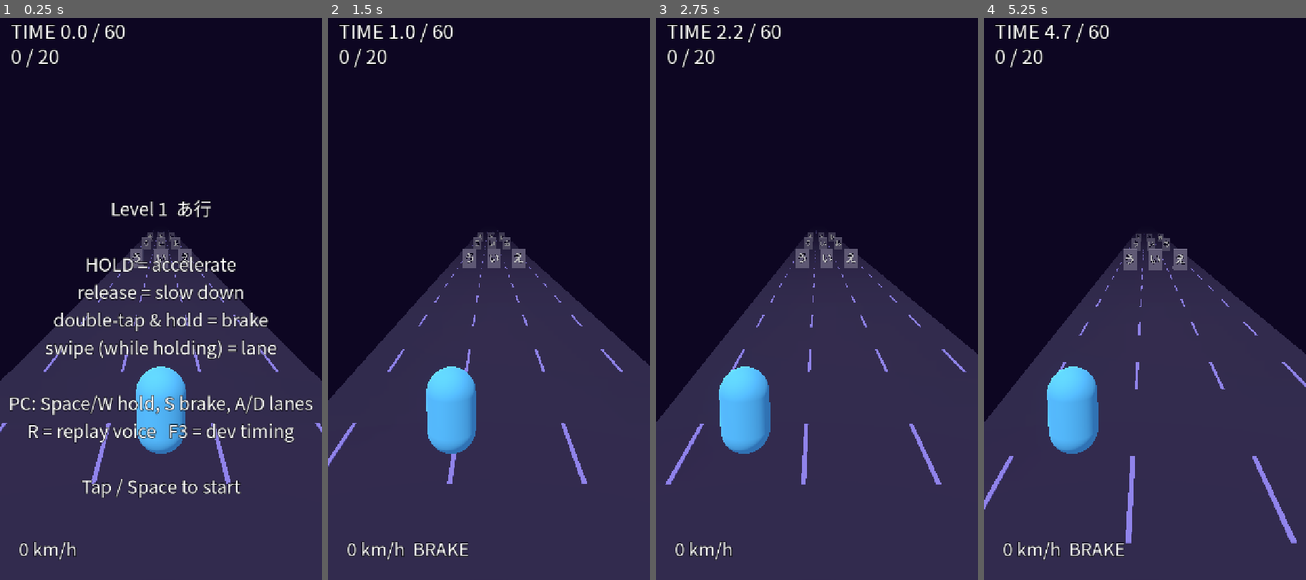
Above: before the commit, frames 1-4 (left to right).
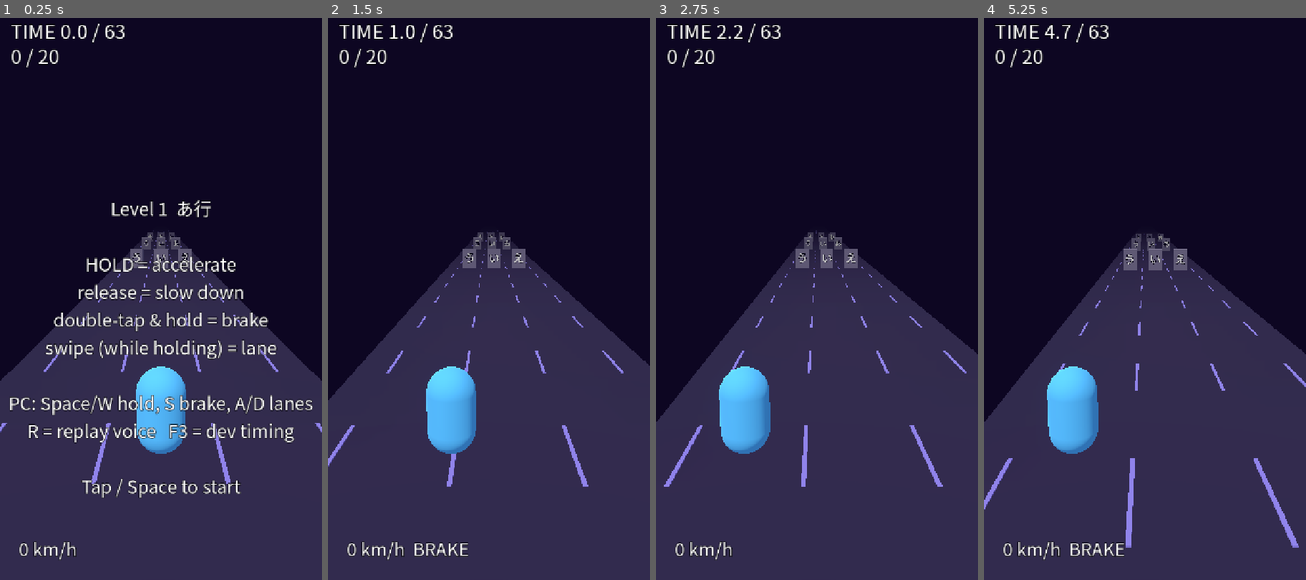
Above: after the commit, the same moments.

Repository: yorkwahaha/kana-run2
Game: Godot game, scene res://scenes/main.tscn
The game is run twice, just before and just after one commit, with the same random seed, the same clock (stepped at 60 frames per second) and the same inputs.
Inputs (mouse positions are in pixels of both pictures, inside the frame that each line leads up to):
- Up to frame 1 (0.25 s): no input
- Up to frame 2 (1.5 s): tap Enter at 0.5 s; move the mouse to (472, 405) at 0.52 s; hold W 0.53-1.25 s; tap Space at 0.6, 0.77, 1.07 s; click (472, 405) at 0.67 s; drag from (585, 377) to (472, 405) at 1.27 s
- Up to frame 3 (2.75 s): move the mouse to (720, 209) at 2.02 s; hold A from 2.03 s (still down); tap Space at 2.1 s; click (720, 209) at 2.17 s
- Up to frame 4 (5.25 s): release A at 2.75 s; drag from (1161, 293) to (1048, 209) at 2.77 s; move the mouse to (1096, 147) at 3.52 s; hold S 3.53-4.25 s; tap Space at 3.6, 3.77, 4.07, 5.1 s; click (1096, 147) at 3.67 s; drag from (1215, 265) to (1096, 147) at 4.27 s; move the mouse to (1080, 321) at 5.02 s; hold W from 5.03 s (still down); click (1080, 321) at 5.17 s

The runs differ from the first frame. In frame 1, less than 0.1% of the frame differs, in the area x 35-40%, y 1-4%; in frame 2, 0.1%; in frame 3, 0.1%; in frame 4, 0.2%, in the area x 7-98%, y 1-95%.

Commit message:
Fix first accelerate press braking at start; calibrate L1 limits to 63/47/36 s from T_dev 31.3 s

Diff:
--- a/config/game_config.json
+++ b/config/game_config.json
@@ -38,9 +38,9 @@
       "kana": ["あ", "い", "う", "え", "お"],
       "romaji": ["a", "i", "u", "e", "o"],
       "target_correct": 20,
-      "time_limit_s": 60.0,
-      "star2_s": 44.0,
-      "star3_s": 32.0,
+      "time_limit_s": 63.0,
+      "star2_s": 47.0,
+      "star3_s": 36.0,
       "wrong_penalty_s": 2.0,
       "miss_penalty_s": 1.0
     }
--- a/scripts/game.gd
+++ b/scripts/game.gd
@@ -224,7 +224,7 @@
 		rng.randomize()
 	elapsed = 0.0; penalty = 0.0; correct = 0; wrong = 0; missed = 0
 	player_dist = 0.0; lane = 1; player_x = lane_x(lane); q_counter = 0; last_target = ""
-	ctrl.speed = 0.0; ctrl.release(); ctrl.key_brake = false
+	ctrl.reset()
 	next_row_dist = first_row
 	_spawn_rows()
 	state = State.READY
@@ -358,7 +358,7 @@
 func _finish(cleared: bool) -> void:
 	state = State.CLEARED if cleared else State.FAILED
 	result_time = 0.0
-	ctrl.release()
+	ctrl.reset()
 	music.stop()
 	var stars := Rules.stars_for(clock(), lvl) if cleared else 0
 	var star_txt := "STARS %d / 3" % stars
--- a/scripts/speed_controller.gd
+++ b/scripts/speed_controller.gd
@@ -22,14 +22,28 @@
 	coast_time = maxf(0.05, float(c.get("coast_time_s", 5.0)))
 	double_tap_window = float(c.get("double_tap_window_s", 0.28))
 
+var _released_after_press := false   # only a real press->release can be a double-tap's first tap
+
+## Back to rest: no pending double-tap. Call on (re)start.
+func reset() -> void:
+	speed = 0.0
+	holding = false
+	tap_brake = false
+	key_brake = false
+	_since_release = 999.0
+	_released_after_press = false
+
 func press() -> void:
-	tap_brake = _since_release <= double_tap_window
+	tap_brake = _released_after_press and _since_release <= double_tap_window
 	holding = true
+	_released_after_press = false
 
 func release() -> void:
+	if holding:
+		_released_after_press = true
+		_since_release = 0.0
 	holding = false
 	tap_brake = false
-	_since_release = 0.0
 
 func is_braking() -> bool:
 	return tap_brake or key_brake
--- a/tools/smoke_test.gd
+++ b/tools/smoke_test.gd
@@ -40,8 +40,8 @@
 	check(not c.is_braking(), "slow second press is not a double-tap")
 	c.speed = 10.0; c.scale_speed(0.5)
 	check(is_equal_approx(c.speed, 5.0), "wrong hit halves speed")
-	var lvl := {"time_limit_s": 60, "star2_s": 44, "star3_s": 32}
-	check(Rules.stars_for(31.9, lvl) == 3 and Rules.stars_for(40, lvl) == 2 and Rules.stars_for(59, lvl) == 1 and Rules.stars_for(61, lvl) == 0, "star thresholds")
+	var lvl := {"time_limit_s": 63, "star2_s": 47, "star3_s": 36}
+	check(Rules.stars_for(35.9, lvl) == 3 and Rules.stars_for(46, lvl) == 2 and Rules.stars_for(62, lvl) == 1 and Rules.stars_for(64, lvl) == 0, "star thresholds")
 	var xs := [-2.2, 0.0, 2.2]
 	check(Rules.hit_lane(0.0, xs, 0.9, 1.2) == 1 and Rules.hit_lane(-2.2, xs, 0.9, 1.2) == 0, "lane hit detection")
 	check(Rules.hit_lane(-1.1, xs, 0.9, 1.2) == -1, "gap between stones = dodge")
@@ -56,8 +56,52 @@
 		prev = k[r.target]
 	check(ok, "rows: 3 distinct kana, target present, no immediate repeat")
 
+## Regression: first accelerate press from rest must accelerate (was braking).
+func regression_tests() -> void:
+	print("regression: first press from rest")
+	var g = load("res://scenes/main.tscn").instantiate()
+	g.rng_seed = 3
+	root.add_child(g)
+	for keycode in [KEY_SPACE, KEY_W]:
+		g.reset_run()
+		var ev := InputEventKey.new(); ev.keycode = keycode; ev.pressed = true
+		g._unhandled_input(ev)          # starts the run AND holds accelerate
+		check(g.state == g.State.RUNNING, "key %s starts the run" % OS.get_keycode_string(keycode))
+		check(g.ctrl.is_accelerating() and not g.ctrl.is_braking(), "first %s press accelerates, not brakes" % OS.get_keycode_string(keycode))
+		g._tick(0.5)
+		check(g.ctrl.kmh() > 5.0, "speed rises after first %s press (%.1f km/h)" % [OS.get_keycode_string(keycode), g.ctrl.kmh()])
+	# touch / mouse
+	g.reset_run()
+	var t := InputEventScreenTouch.new(); t.pressed = true; t.index = 0
+	g._unhandled_input(t)
+	check(g.ctrl.is_accelerating() and not g.ctrl.is_braking(), "first touch accelerates")
+	# real double-tap still brakes
+	g._tick(0.5)
+	t = InputEventScreenTouch.new(); t.pressed = false; t.index = 0; g._unhandled_input(t)
+	g._tick(0.1)
+	t = InputEventScreenTouch.new(); t.pressed = true; t.index = 0; g._unhandled_input(t)
+	check(g.ctrl.is_braking(), "real double-tap (touch) brakes")
+	# keyboard double-tap
+	g.reset_run()
+	var k := InputEventKey.new(); k.keycode = KEY_SPACE; k.pressed = true; g._unhandled_input(k)
+	g._tick(0.3)
+	k = InputEventKey.new(); k.keycode = KEY_SPACE; k.pressed = false; g._unhandled_input(k)
+	g._tick(0.1)
+	k = InputEventKey.new(); k.keycode = KEY_SPACE; k.pressed = true; g._unhandled_input(k)
+	check(g.ctrl.is_braking(), "real double-tap (Space) brakes")
+	# controller level: reset clears pending double-tap
+	var c = SpeedController.new()
+	c.press(); c.release(); c.reset(); c.press()
+	check(not c.is_braking(), "reset() clears pending double-tap")
+	var c2 = SpeedController.new()
+	c2.release(); c2.press()
+	check(not c2.is_braking(), "release without prior press is not a first tap")
+	root.remove_child(g)
+	g.free()
+
 func _initialize() -> void:
 	unit_tests()
+	regression_tests()
 	print("autopilot run")
 	game = load("res://scenes/main.tscn").instantiate()
 	game.autopilot = true
